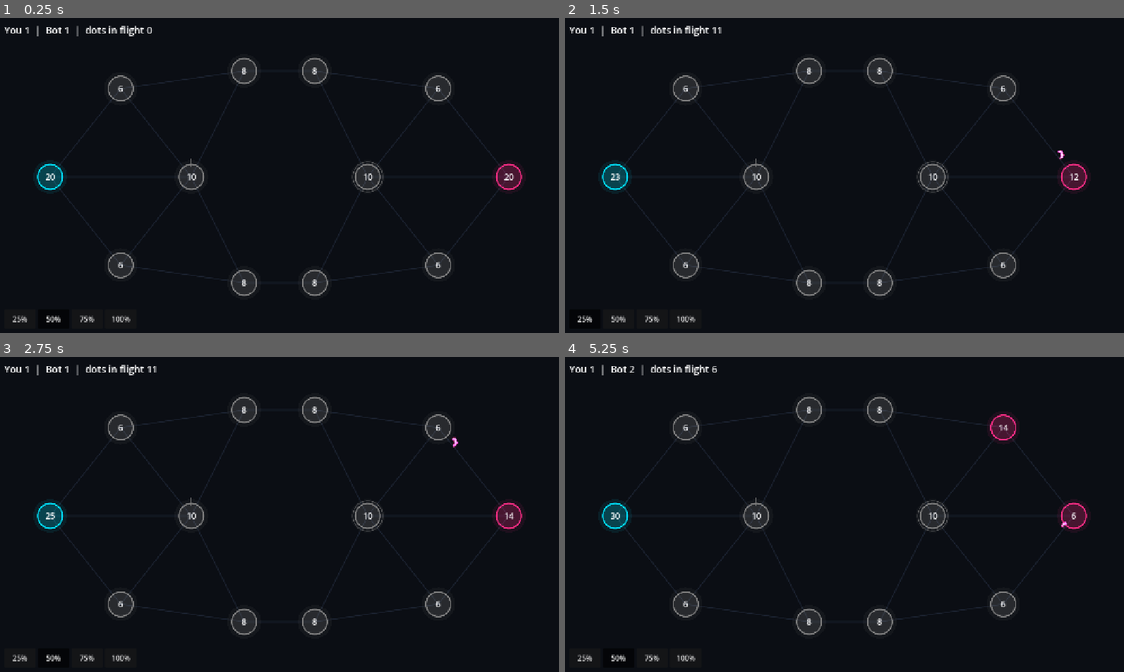
Above: before the commit, frames 1-4 (two rows, left to right).
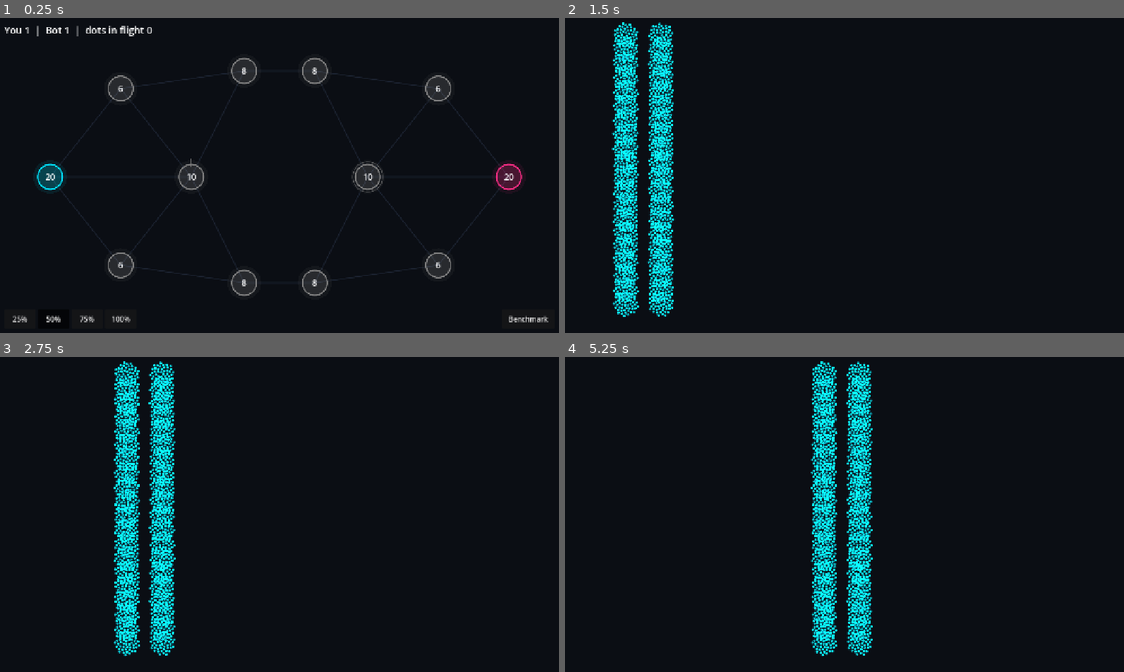
Above: after the commit, the same moments.

Repository: CraftmaticIt/Dot-War
Game: Godot game, scene res://game/prototype.tscn
Same seed, same stepped clock (60 frames per second), same inputs: the game is played once before the commit and once after it.
Inputs (mouse positions are in pixels of both pictures, inside the frame that each line leads up to):
- Up to frame 1 (0.25 s): no input
- Up to frame 2 (1.5 s): click (1096, 320) at 0.5 s, where only the run after the commit has a clickable "Benchmark"; click (587, 320) at 1.25 s, where only the run before the commit has a clickable "25%"
- Up to frame 3 (2.75 s): click (55, 659) at 2 s, where only the run before the commit has a clickable "50%"
- Up to frame 4 (5.25 s): click (654, 659) at 2.75 s, where only the run before the commit has a clickable "75%"; click (687, 659) at 3.5 s, where only the run before the commit has a clickable "100%"; click (587, 659) at 4.25 s, where only the run before the commit has a clickable "25%"; click (620, 659) at 5 s, where only the run before the commit has a clickable "50%"

The runs differ from the first frame. In frame 1, 0.1% of the frame differs, in the area x 91-99%, y 94-97%; in frame 2, 11%; in frame 3, 11%; in frame 4, 11%, in the area x 0-94%, y 1-97%.

Commit message:
ci: android debug apk, benchmark scene, readme
Co-Authored-By: Claude Opus 5.5 <noreply@anthropic.com>
Claude-Session: https://claude.ai/code/session_017sBeQejXiTTPxzai4keDsD

Diff:
--- /dev/null
+++ b/game/benchmark.gd
@@ -0,0 +1,108 @@
+extends Node2D
+## Benchmark: 40 groups x 50 dots crossing the screen.
+## Headless:  godot --headless --path . res://game/benchmark.tscn -- --sim-only
+##   prints sim_step_ms, exit 1 if >= 2 ms.
+## Rendered:  godot --path . res://game/benchmark.tscn -- --benchmark [--shot out.png]
+##   runs 10 s, prints avg_fps / p95_frame_ms, exit 1 if avg_fps < 60.
+
+const GROUPS := 40
+const DOTS := 50
+const SIM_TICKS := 150  # all groups still in flight (crossing takes 200 ticks)
+const MAX_STEP_MS := 2.0
+const MIN_FPS := 60.0
+const RUN_SECONDS := 10.0
+
+var world: SimWorld
+var renderer: SwarmRenderer
+var _frames: PackedFloat32Array = []
+var _elapsed := 0.0
+var _acc := 0.0
+var _shot := ""
+
+static func build_world() -> SimWorld:
+	var g := SimGraph.new()
+	var u := Fx.ONE
+	for i in GROUPS:
+		var y := u + (i % 20) * 800
+		var x0 := 1 * u if i < 20 else 3 * u
+		g.add_node(i * 2 + 1, x0, y, 1, DOTS * 2, 0)
+		g.add_node(i * 2 + 2, 31 * u, y, 1, 0, 0)
+		g.link(i * 2 + 1, i * 2 + 2)
+	g.add_node(999, 16 * u, 9 * u, 2, 0, 0, "pulse")
+	var w := SimWorld.new(g, 1)
+	for i in GROUPS:
+		w.queue({"tick": 0, "type": "send", "owner": 1, "from": i * 2 + 1, "to": i * 2 + 2, "percent": 50})
+	return w
+
+func _ready() -> void:
+	var args := OS.get_cmdline_user_args()
+	var i := args.find("--shot")
+	if i != -1 and i + 1 < args.size():
+		_shot = args[i + 1]
+	world = build_world()
+	if "--sim-only" in args:
+		_run_sim_only()
+		return
+	renderer = SwarmRenderer.new()
+	add_child(renderer)
+
+func _run_sim_only() -> void:
+	world.step()  # spawn
+	var t0 := Time.get_ticks_usec()
+	for i in SIM_TICKS:
+		world.step()
+	var ms := float(Time.get_ticks_usec() - t0) / 1000.0 / SIM_TICKS
+	var dots := 0
+	for g in world.groups:
+		dots += g.count
+	print("sim_step_ms=%.3f groups=%d dots=%d" % [ms, world.groups.size(), dots])
+	get_tree().quit(0 if ms < MAX_STEP_MS else 1)
+
+func _process(delta: float) -> void:
+	if renderer == null:
+		return
+	_acc += delta
+	var dt := 1.0 / SimWorld.TICK_HZ
+	while _acc >= dt:
+		_acc -= dt
+		world.step()
+		if world.groups.is_empty():
+			world = build_world()
+	renderer.sync(world, _acc / dt)
+	_elapsed += delta
+	if _elapsed > 1.0:
+		_frames.append(delta * 1000.0)
+	if _shot != "" and _elapsed >= 3.0:
+		await RenderingServer.frame_post_draw
+		get_viewport().get_texture().get_image().save_png(_shot)
+		_shot = ""
+	if _elapsed >= RUN_SECONDS + 1.0:
+		_finish()
+
+func _finish() -> void:
+	set_process(false)
+	var sorted := _frames.duplicate()
+	sorted.sort()
+	var total := 0.0
+	for f in _frames:
+		total += f
+	var avg_fps := 1000.0 / (total / _frames.size())
+	var p95: float = sorted[int(sorted.size() * 0.95)]
+	var line := "avg_fps=%.1f p95_frame_ms=%.2f frames=%d" % [avg_fps, p95, _frames.size()]
+	print(line)
+	if "--benchmark" in OS.get_cmdline_user_args():
+		get_tree().quit(0 if avg_fps >= MIN_FPS else 1)
+		return
+	# On a phone: show the result, tap to go back to the prototype.
+	var label := Label.new()
+	label.text = "%s\n%s\n(tap to return)" % [line, "PASS" if avg_fps >= MIN_FPS else "FAIL < 60 FPS"]
+	label.add_theme_font_size_override("font_size", 28)
+	label.position = Vector2(40, 300)
+	add_child(label)
+	_done = true
+
+var _done := false
+
+func _unhandled_input(e: InputEvent) -> void:
+	if _done and (e is InputEventScreenTouch or e is InputEventMouseButton) and e.pressed:
+		get_tree().change_scene_to_file("res://game/prototype.tscn")
--- /dev/null
+++ b/game/benchmark.tscn
@@ -0,0 +1,6 @@
+[gd_scene load_steps=2 format=3]
+
+[ext_resource type="Script" path="res://game/benchmark.gd" id="1"]
+
+[node name="Benchmark" type="Node2D"]
+script = ExtResource("1")
--- a/game/prototype.gd
+++ b/game/prototype.gd
@@ -90,6 +90,12 @@
 		b.custom_minimum_size = Vector2(72, 44)
 		b.pressed.connect(func(): percent = p)
 		box.add_child(b)
+	var bench := Button.new()
+	bench.text = "Benchmark"
+	bench.custom_minimum_size = Vector2(120, 44)
+	bench.position = Vector2(1144, 660)
+	bench.pressed.connect(func(): get_tree().change_scene_to_file("res://game/benchmark.tscn"))
+	layer.add_child(bench)
 	_status = Label.new()
 	_status.position = Vector2(16, 12)
 	_status.add_theme_font_size_override("font_size", 22)
--- a/game/swarm_renderer.gd
+++ b/game/swarm_renderer.gd
@@ -6,7 +6,8 @@
 const PX_PER_UNIT := 40.0       # 1 sim unit (Fx.ONE) = 40 px
 const MAX_DOTS := 4096
 const DOT_SIZE := 11.0
-const SPREAD_PX := 24.0
+const SPREAD_PX := 28.0
+const DOT_SPACING := 4.0
 const OWNER_COLORS := [
 	Color("#808080"), Color("#00E5FF"), Color("#FF2E88"), Color("#B6FF00"), Color("#FFB300"),
 ]
@@ -18,11 +19,13 @@
 static func to_px(p: Vector2i) -> Vector2:
 	return Vector2(p.x, p.y) * (PX_PER_UNIT / Fx.ONE)
 
-## Deterministic offset of dot i inside group gid, within SPREAD_PX (sunflower spiral, hashed rotation).
-static func dot_offset(gid: int, i: int) -> Vector2:
-	var h := ((gid * 7919 + i) * 2654435761) & 0xFFFFFFFF
-	var r := minf(SPREAD_PX, 5.0 * sqrt(float(i) + 0.5))
-	var a := float(i) * 2.39996 + float(h % 628) / 100.0
+## Deterministic offset of dot i (of n) inside group gid: sunflower disc whose radius
+## grows with sqrt(n) up to SPREAD_PX, rotated per group so groups do not look identical.
+static func dot_offset(gid: int, i: int, n: int) -> Vector2:
+	var disc := minf(SPREAD_PX, DOT_SPACING * sqrt(float(n)))
+	var r := disc * sqrt((float(i) + 0.5) / float(maxi(n, 1)))
+	var rot := float(((gid * 2654435761) & 0xFFFF) % 628) / 100.0
+	var a := float(i) * 2.39996 + rot
 	return Vector2(cos(a), sin(a)) * r
 
 func _ready() -> void:
@@ -56,7 +59,7 @@
 		for i in g.count:
 			if n >= MAX_DOTS:
 				break
-			multimesh.set_instance_transform_2d(n, Transform2D(0.0, center + dot_offset(g.id, i)))
+			multimesh.set_instance_transform_2d(n, Transform2D(0.0, center + dot_offset(g.id, i, g.count)))
 			multimesh.set_instance_color(n, col)
 			n += 1
 	multimesh.visible_instance_count = n
--- a/tests/unit/test_swarm_layout.gd
+++ b/tests/unit/test_swarm_layout.gd
@@ -3,15 +3,27 @@
 func test_dot_offset_deterministic_and_bounded():
 	for gid in 20:
 		for i in 50:
-			var a := SwarmRenderer.dot_offset(gid, i)
-			assert_eq(a, SwarmRenderer.dot_offset(gid, i))
+			var a := SwarmRenderer.dot_offset(gid, i, 50)
+			assert_eq(a, SwarmRenderer.dot_offset(gid, i, 50))
 			assert_true(a.length() <= SwarmRenderer.SPREAD_PX + 0.001, "offset within spread")
 
 func test_dot_offsets_spread():
 	var seen := {}
 	for i in 50:
-		seen[SwarmRenderer.dot_offset(3, i)] = true
+		seen[SwarmRenderer.dot_offset(3, i, 50)] = true
 	assert_gt(seen.size(), 40, "dots do not collapse onto one point")
+
+func test_disc_not_ring():
+	# Inner half of the dots must sit well inside the disc (no clamped outer ring).
+	var n := 200
+	var inner := 0
+	for i in n:
+		if SwarmRenderer.dot_offset(1, i, n).length() < SwarmRenderer.SPREAD_PX * 0.75:
+			inner += 1
+	assert_gt(inner, n / 2)
+
+func test_single_dot_near_center():
+	assert_lt(SwarmRenderer.dot_offset(5, 0, 1).length(), SwarmRenderer.DOT_SPACING)
 
 func test_to_px():
 	assert_eq(SwarmRenderer.to_px(Vector2i(1000, 2000)), Vector2(SwarmRenderer.PX_PER_UNIT, 2 * SwarmRenderer.PX_PER_UNIT))
Binary file added: docs/screens/benchmark.png
Not shown, added: docs/screens/benchmark.png.import
Not shown, added: export_presets.cfg
Not shown, added: game/benchmark.gd.uid
Not shown, added: scripts/export_android.sh
